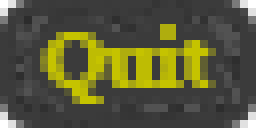
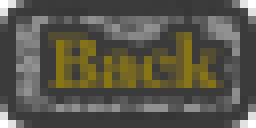
Before/after of a (256, 128) layered artwork. What changed in the layer stack:
hid "Quit" over [40, 24, 216, 104]
renamed "Start" to "Back", showed it, painted on it over [32, 32, 224, 88]
removed layer "Background copy" over [8, 0, 248, 128]
removed layer "Background" over [8, 0, 248, 128]
